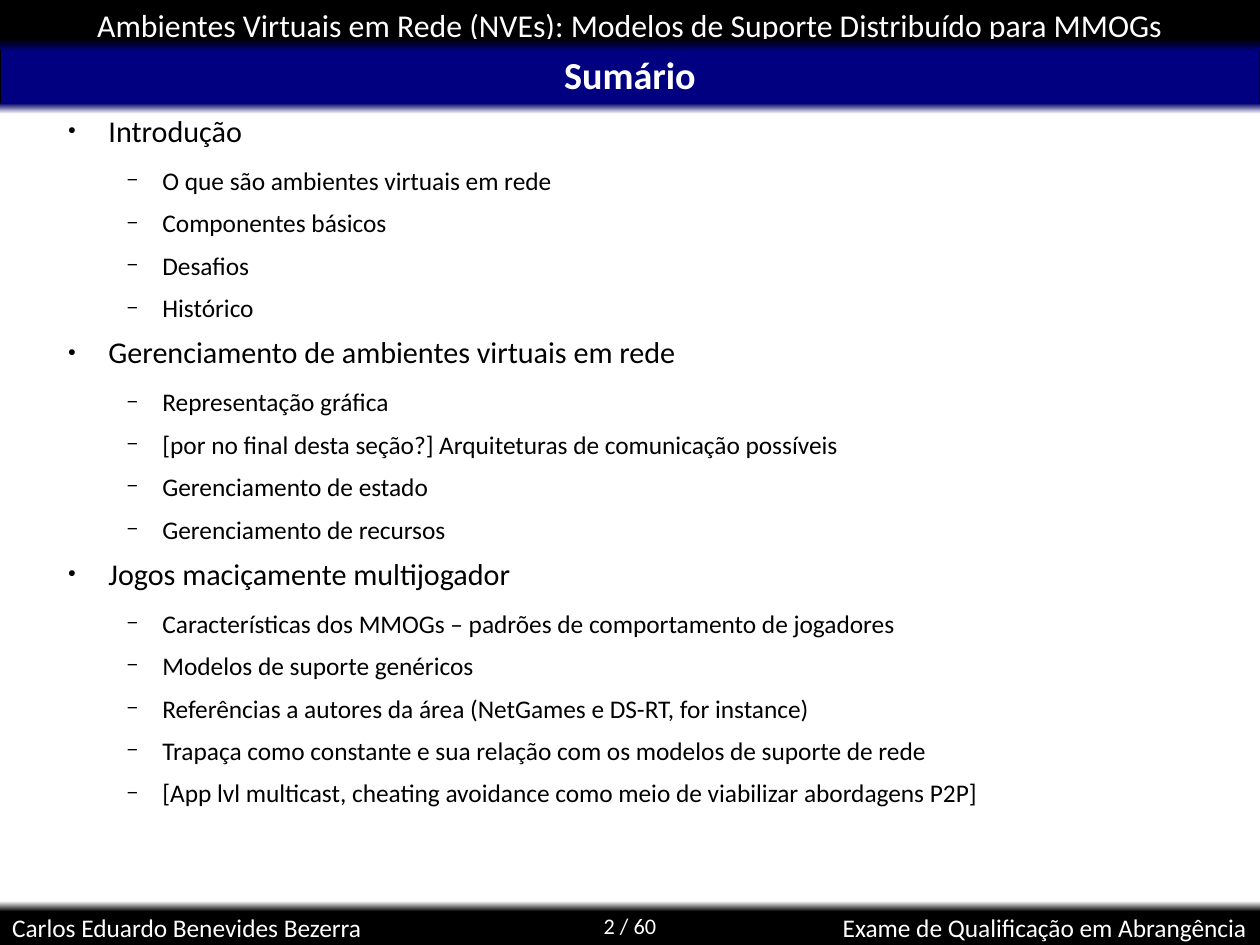
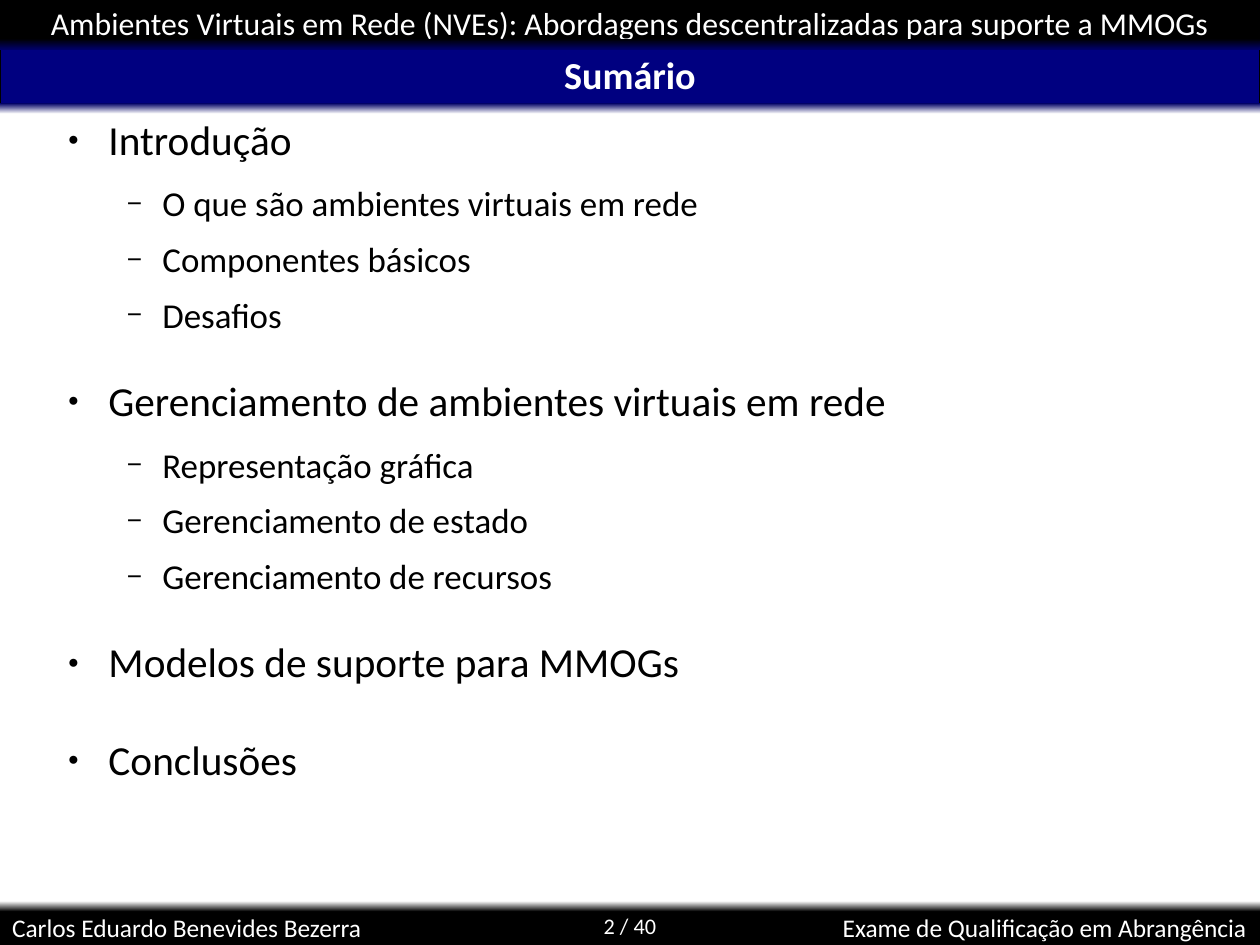
Before and after one commit to kdubezerra/kdubezerra, a slide deck: slide 2 of disciplinas/cmp600/app_turbo.ppt. Drawn at 1260x945 pixels with LibreOffice and Linux fonts; fonts in the diff are those of the drawing; background and template pictures are left out. Boxes give left, top, right and bottom in pixels: in the first picture for what was removed or moved away, otherwise in the second. Text is boxed around its words. In the diff, an @@ line names an element or a change of style, - is before the commit and + after.

```diff
--- a/disciplinas/cmp600/app_turbo.ppt
+++ b/disciplinas/cmp600/app_turbo.ppt
@@ text in rectangle at [51, 12, 1208, 39]: text changed @@
-Ambientes Virtuais em Rede (NVEs): Modelos de Suporte Distribuído para MMOGs
+Ambientes Virtuais em Rede (NVEs): Abordagens descentralizadas para suporte a MMOGs
@@ text at [108, 126, 886, 590]: size 19 to 26 pt in "Introdução", "Gerenciamento de ambientes virtuais em rede"; size 16 to 22 pt in "O que são ambientes virtuais em rede", "Componentes básicos", "Desafios", "Representação gráfica" and 2 more places; line spacing 0.8 to 0.9 @@
@@ text at [162, 299, 253, 318]: paragraph removed @@
-  − Histórico
@@ text at [162, 435, 838, 459]: paragraph removed @@
-  − [por no final desta seção?] Arquiteturas de comunicação possíveis
@@ text at [108, 648, 679, 776]: text changed; size 16 to 26 pt @@
-● Jogos maciçamente multijogador
-  − Características dos MMOGs – padrões de comportamento de jogadores
-  − Modelos de suporte genéricos
-  − Referências a autores da área (NetGames e DS-RT, for instance)
-  − Trapaça como constante e sua relação com os modelos de suporte de rede
-  − [App lvl multicast, cheating avoidance como meio de viabilizar abordagens P2P]
+● Modelos de suporte para MMOGs
+● Conclusões
@@ page number at [604, 919, 657, 934]: text changed @@
-2 / 60
+2 / 40
```
Also in this commit, not shown: 34 other slides changed, 5 slides added, 25 slides removed.
